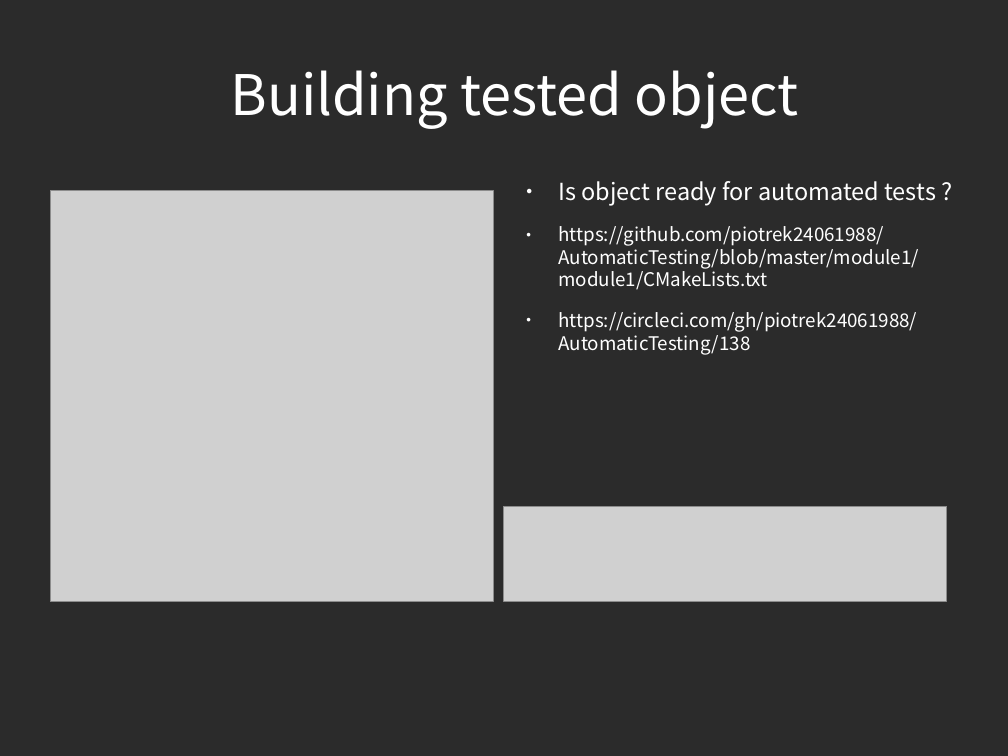
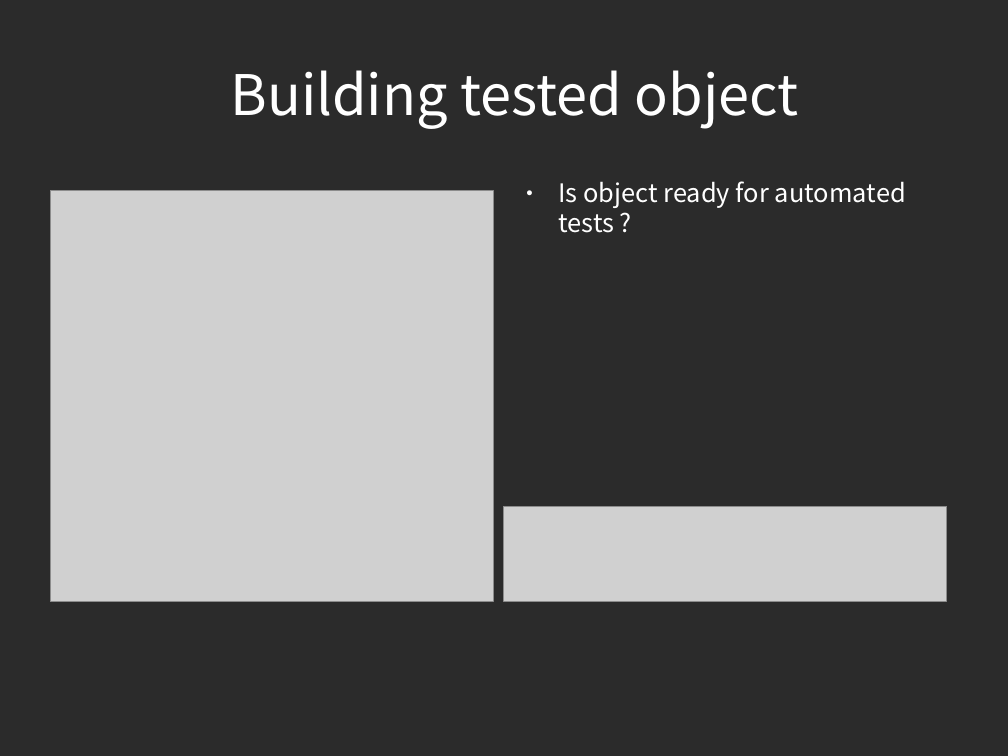
Before and after one commit to piotrek24061988/AutomaticTesting, a slide deck: slide 7 of module1/doc/AutomatedTesting.odp. Drawn at 1008x756 pixels with LibreOffice and Linux fonts; fonts in the diff are those of the drawing; grey boxes stand for pictures; background and template pictures are left out; a plain dark background stands for a picture behind light text. Boxes give left, top, right and bottom in pixels: in the first picture for what was removed or moved away, otherwise in the second. Text is boxed around its words. In the diff, an @@ line names an element or a change of style, - is before the commit and + after.

```diff
--- a/module1/doc/AutomatedTesting.odp
+++ b/module1/doc/AutomatedTesting.odp
@@ text "Is object ready for automated ..." at <box>558,181,906,233</box>: size 18.5 to 20 pt @@
@@ text at <box>558,226,919,355</box>: paragraphs removed @@
-● https://github.com/piotrek24061988/AutomaticTesting/blob/master/module1/module1/CMakeLists.txt
-● https://circleci.com/gh/piotrek24061988/AutomaticTesting/138
```
Also in this commit, not shown: 11 other slides changed, 2 slides added.
